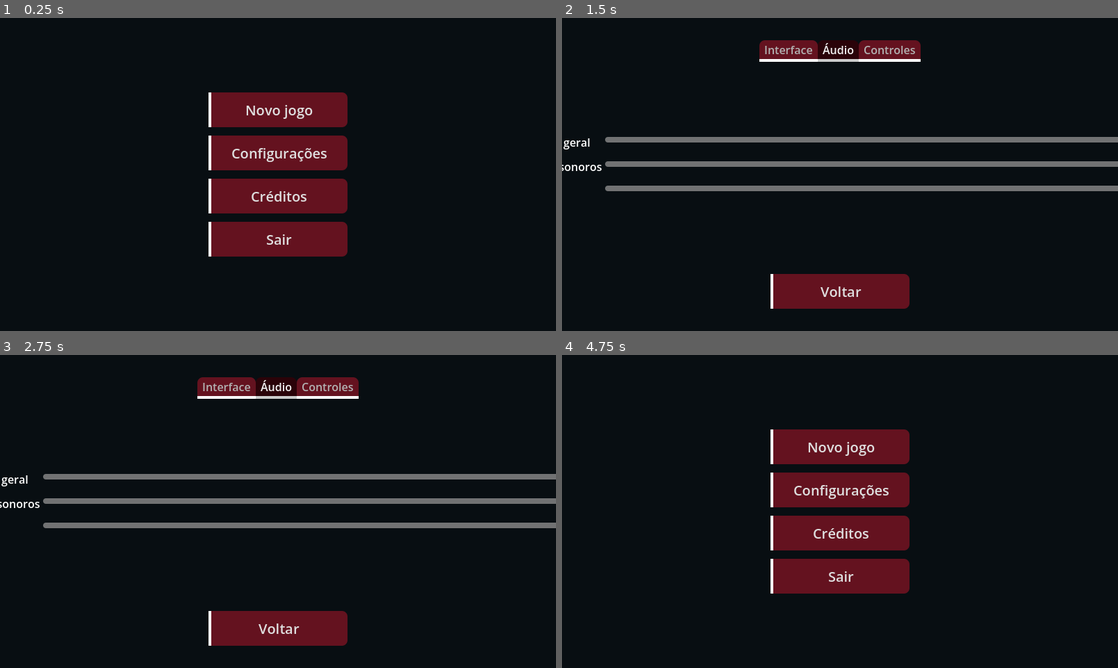
Above: before the commit, frames 1-4 (two rows, left to right).
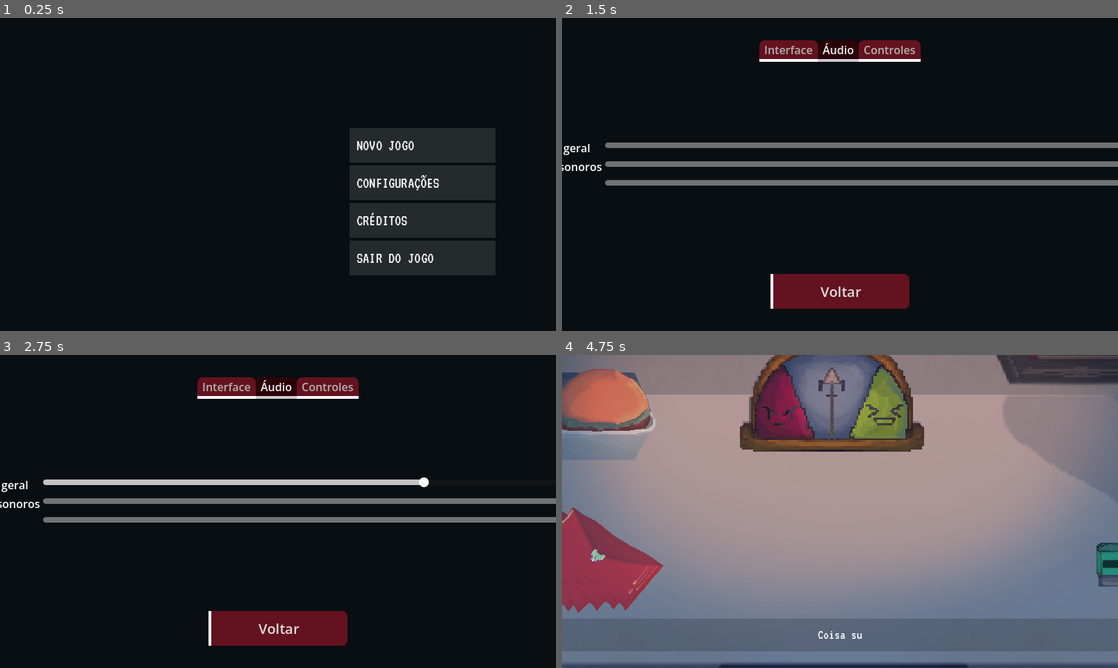
Above: after the commit, the same moments.

Repository: Pipocas-Tristes/carimbo-game
Game: Godot game, scene res://telas/tela_inicial.tscn
The game is run twice, just before and just after one commit, with the same random seed, the same clock (stepped at 60 frames per second) and the same inputs. Sound files missing from this copy of the repository are replaced by a short silence.
Inputs (mouse positions are in pixels of both pictures, inside the frame that each line leads up to):
- Up to frame 1 (0.25 s): no input
- Up to frame 2 (1.5 s): click "Configurações" (after the commit: "CONFIGURAÇÕES") at 0.5 s; click "Créditos" (after the commit: "CRÉDITOS") at 1.25 s
- Up to frame 3 (2.75 s): click "Novo jogo" (after the commit: "NOVO JOGO") at 2 s
- Up to frame 4 (4.75 s): click "Novo jogo" (after the commit: "NOVO JOGO") at 2.75 s; click "Voltar" at 3.5 s; tap Enter (ui_accept) at 4.25, 4.52 s; move the mouse to (962, 495) at 4.27 s; hold D (para_direita) from 4.28 s (still down); tap E (interagir) at 4.35 s; click (962, 495) at 4.42 s

The runs differ from the first frame. In frame 1, 23% of the frame differs, in the area x 37-90%, y 23-83%; in frame 2, 6.7%; in frame 3, 6.3%; in frame 4, 100%, in the area x 0-100%, y 0-100%.

Commit message:
tela inicial

Diff:
--- a/carimbo-game/telas/tela_inicial.tscn
+++ b/carimbo-game/telas/tela_inicial.tscn
@@ -2,6 +2,7 @@
 
 [ext_resource type="Script" uid="uid://7db7k17i621u" path="res://scripts/tela_inicial.gd" id="1_xs8lk"]
 [ext_resource type="Theme" uid="uid://ctd3ggxnomyt2" path="res://temas/tema_ui.tres" id="2_6hiqg"]
+[ext_resource type="Theme" uid="uid://4h2384ue2d34" path="res://temas/teste.tres" id="3_5sd8u"]
 
 [node name="tela_inicial" type="Control" unique_id=353792806]
 process_mode = 3
@@ -31,43 +32,47 @@
 grow_vertical = 2
 theme_override_constants/margin_left = 32
 theme_override_constants/margin_top = 32
-theme_override_constants/margin_right = 32
-theme_override_constants/margin_bottom = 32
+theme_override_constants/margin_right = 87
+theme_override_constants/margin_bottom = 80
 
 [node name="HBoxContainer" type="HBoxContainer" parent="margin" unique_id=888638415]
 layout_mode = 2
-size_flags_horizontal = 4
-size_flags_vertical = 4
+size_flags_horizontal = 8
+size_flags_vertical = 8
 
 [node name="VBoxContainer" type="VBoxContainer" parent="margin/HBoxContainer" unique_id=171905427]
 layout_mode = 2
-size_flags_vertical = 4
+size_flags_vertical = 8
 theme = ExtResource("2_6hiqg")
 
 [node name="novo_jogo_btn" type="Button" parent="margin/HBoxContainer/VBoxContainer" unique_id=1066986068]
 custom_minimum_size = Vector2(200, 50)
 layout_mode = 2
-theme = ExtResource("2_6hiqg")
-text = "Novo jogo
+theme = ExtResource("3_5sd8u")
+text = "NOVO JOGO
 "
+alignment = 0
 
 [node name="configurar_btn" type="Button" parent="margin/HBoxContainer/VBoxContainer" unique_id=151254374]
 custom_minimum_size = Vector2(200, 50)
 layout_mode = 2
-theme = ExtResource("2_6hiqg")
-text = "Configurações"
+theme = ExtResource("3_5sd8u")
+text = "CONFIGURAÇÕES"
+alignment = 0
 
 [node name="creditos_btn" type="Button" parent="margin/HBoxContainer/VBoxContainer" unique_id=86156091]
 custom_minimum_size = Vector2(200, 50)
 layout_mode = 2
-theme = ExtResource("2_6hiqg")
-text = "Créditos"
+theme = ExtResource("3_5sd8u")
+text = "CRÉDITOS"
+alignment = 0
 
 [node name="sair_btn" type="Button" parent="margin/HBoxContainer/VBoxContainer" unique_id=1907102265]
 custom_minimum_size = Vector2(200, 50)
 layout_mode = 2
-theme = ExtResource("2_6hiqg")
-text = "Sair"
+theme = ExtResource("3_5sd8u")
+text = "SAIR DO JOGO"
+alignment = 0
 
 [connection signal="button_up" from="margin/HBoxContainer/VBoxContainer/novo_jogo_btn" to="." method="_on_novo_jogo_btn_button_up"]
 [connection signal="button_up" from="margin/HBoxContainer/VBoxContainer/configurar_btn" to="." method="_on_configurar_btn_button_up"]
--- a/carimbo-game/temas/tema_ui.tres
+++ b/carimbo-game/temas/tema_ui.tres
@@ -120,7 +120,7 @@
 Button/styles/hover = SubResource("StyleBoxFlat_x6j7n")
 Button/styles/normal = SubResource("StyleBoxFlat_1yocl")
 Button/styles/pressed = SubResource("StyleBoxFlat_3d7vl")
-HSeparator/constants/separation = 12
+HSeparator/constants/separation = 1
 HSeparator/styles/separator = SubResource("StyleBoxLine_x6j7n")
 OptionButton/constants/arrow_margin = 8
 OptionButton/styles/disabled = SubResource("StyleBoxFlat_qxv1i")
@@ -136,6 +136,6 @@
 TabContainer/styles/tab_hovered = SubResource("StyleBoxFlat_10lfc")
 TabContainer/styles/tab_selected = SubResource("StyleBoxFlat_klh82")
 TabContainer/styles/tab_unselected = SubResource("StyleBoxFlat_5lffy")
-VBoxContainer/constants/separation = 12
+VBoxContainer/constants/separation = 4
 VSeparator/constants/separation = 160
 VSeparator/styles/separator = SubResource("StyleBoxEmpty_1yocl")
--- /dev/null
+++ b/carimbo-game/temas/teste.tres
@@ -0,0 +1,13 @@
+[gd_resource type="Theme" format=3 uid="uid://4h2384ue2d34"]
+
+[ext_resource type="FontFile" uid="uid://chnx81mwq17x0" path="res://fonts/VT323-Regular.ttf" id="1_uwyge"]
+
+[sub_resource type="StyleBoxFlat" id="StyleBoxFlat_6hc4x"]
+bg_color = Color(0.6, 0.6, 0.6, 0.2)
+expand_margin_left = 10.0
+
+[resource]
+Button/colors/font_color = Color(1, 1, 1, 1)
+Button/font_sizes/font_size = 23
+Button/fonts/font = ExtResource("1_uwyge")
+Button/styles/normal = SubResource("StyleBoxFlat_6hc4x")
